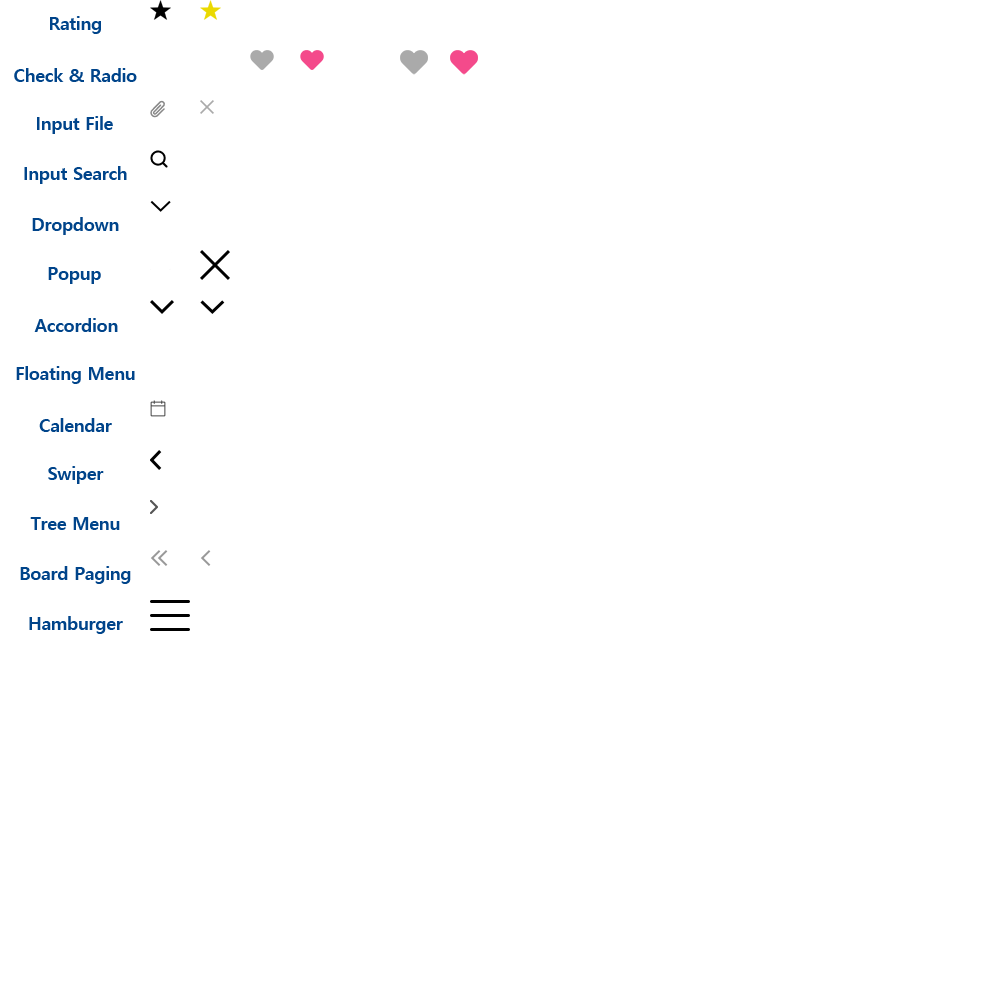
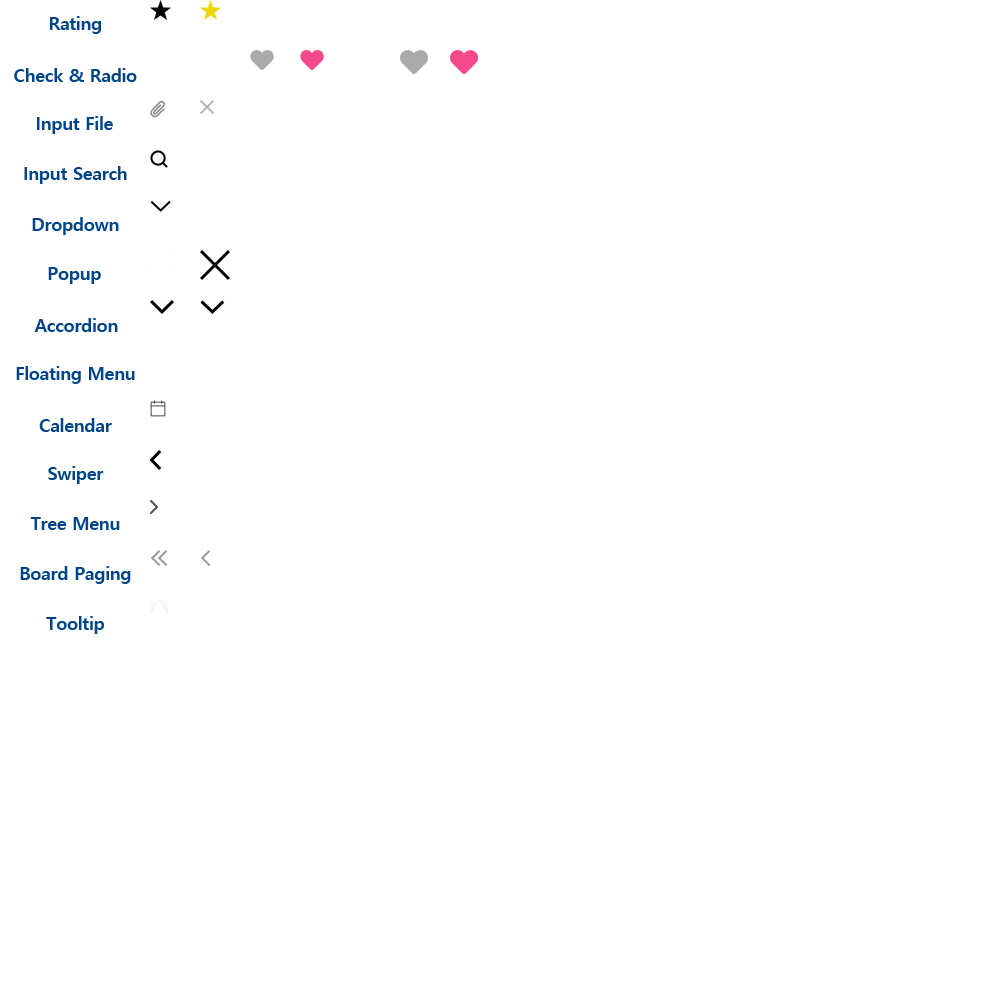
Layered file, before and after one edit (1000 x 1000). Changes by layer:
renamed "레이어 25" to "레이어 43", painted on it over (150, 600, 190, 631)
renamed "Hamburger" to "Tooltip", painted on it over (29, 616, 123, 634)
